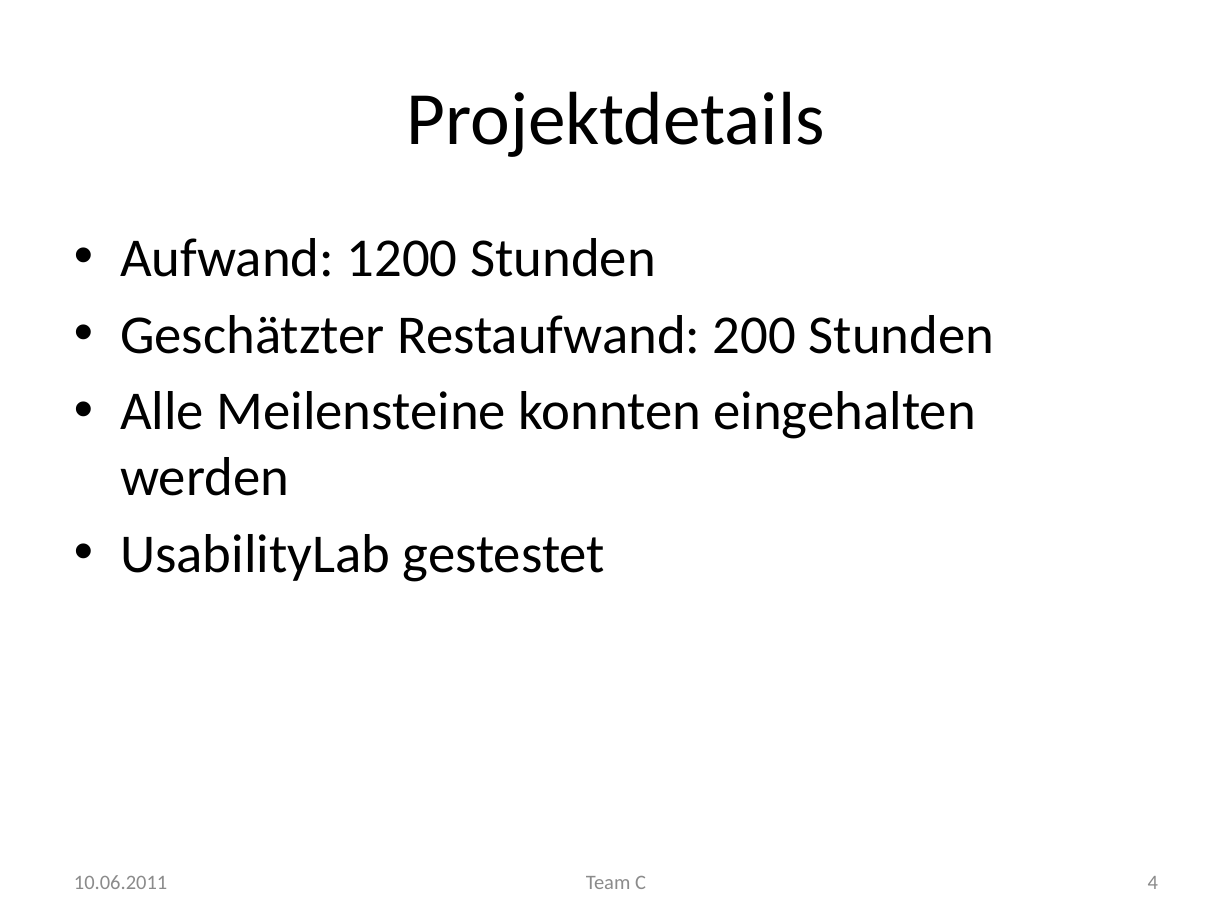
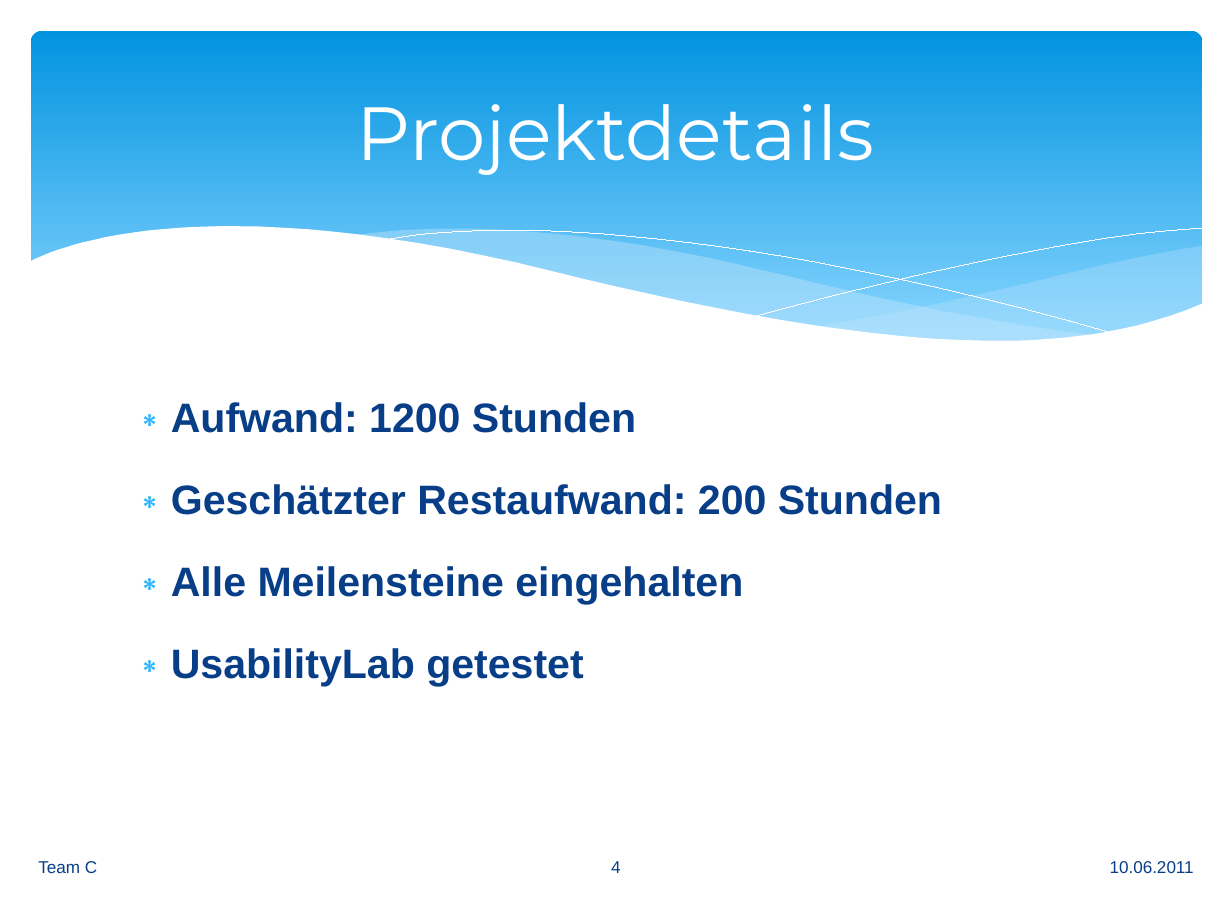
Before and after one commit to manuelTscholl/easydiet-team-c, a slide deck: slide 4 of doc/Abschluss/EasyDiet.pptx. Drawn at 1232x924 pixels with LibreOffice and Linux fonts; fonts in the diff are those of the drawing. Boxes give left, top, right and bottom in pixels: in the first picture for what was removed or moved away, otherwise in the second. Text is boxed around its words. In the diff, an @@ line names an element or a change of style, - is before the commit and + after.

```diff
--- a/doc/Abschluss/EasyDiet.pptx
+++ b/doc/Abschluss/EasyDiet.pptx
@@ rounded rectangle added at box(31, 31, 1202, 363), fill gradient #0293E0 to #83D3FE @@
@@ title "Projektdetails": place and size @@
-title "Projektdetails" at box(407, 91, 825, 157)
+title "Projektdetails" at box(357, 104, 875, 175)
@@ title "Projektdetails" at box(357, 104, 875, 175): font Calibri to Montserrat, text colour #000000 to #FFFFFF @@
@@ group added at box(28, 227, 1204, 405): 5 freeform shapes @@
@@ text "Aufwand: 1200 Stunden": place and size @@
-text "Aufwand: 1200 Stunden" at box(120, 238, 995, 582)
+text "Aufwand: 1200 Stunden" at box(171, 402, 942, 687)
@@ text at box(171, 402, 942, 515): size 32 to 24 pt, font Calibri to Arial, text colour #000000 to #073E87, bold on in "Aufwand: 1200 Stunden", "Geschätzter Restaufwand: 200 Stunden"; bullet • to ∗; line spacing 1 to 1.5; less space between paragraphs @@
@@ text at box(171, 566, 743, 687): text changed; size 32 to 24 pt; font Calibri to Arial; text colour #000000 to #073E87; bold on @@
-• Alle Meilensteine konnten eingehalten werden
-• UsabilityLab gestestet
+∗ Alle Meilensteine eingehalten
+∗ UsabilityLab getestet
@@ text "Team C": place and size @@
-text "Team C" at box(586, 876, 646, 889)
+text "Team C" at box(38, 861, 97, 873)
@@ text "Team C" at box(38, 861, 97, 873): size 12 to 10 pt, font Calibri to Arial, text colour #8C8C8C to #073E87; alignment centre to left @@
@@ page number: place and size @@
-page number at box(1148, 876, 1158, 889)
+page number at box(611, 861, 621, 873)
@@ page number at box(611, 861, 621, 873): size 12 to 10 pt, font Calibri to Arial, text colour #8C8C8C to #073E87; alignment right to centre @@
@@ text "10.06.2011": place and size @@
-text "10.06.2011" at box(74, 875, 167, 889)
+text "10.06.2011" at box(1110, 861, 1194, 873)
@@ text "10.06.2011" at box(1110, 861, 1194, 873): size 12 to 10 pt, font Calibri to Arial, text colour #8C8C8C to #073E87; alignment left to right @@
```
Also in this commit, not shown: 25 other slides changed, 3 slides added.
